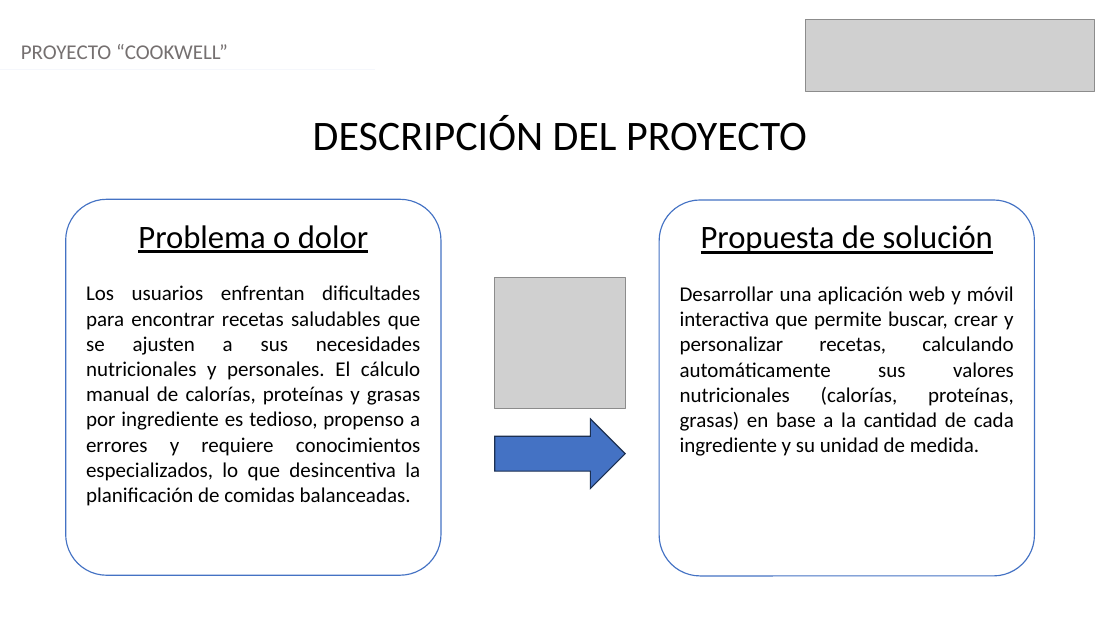
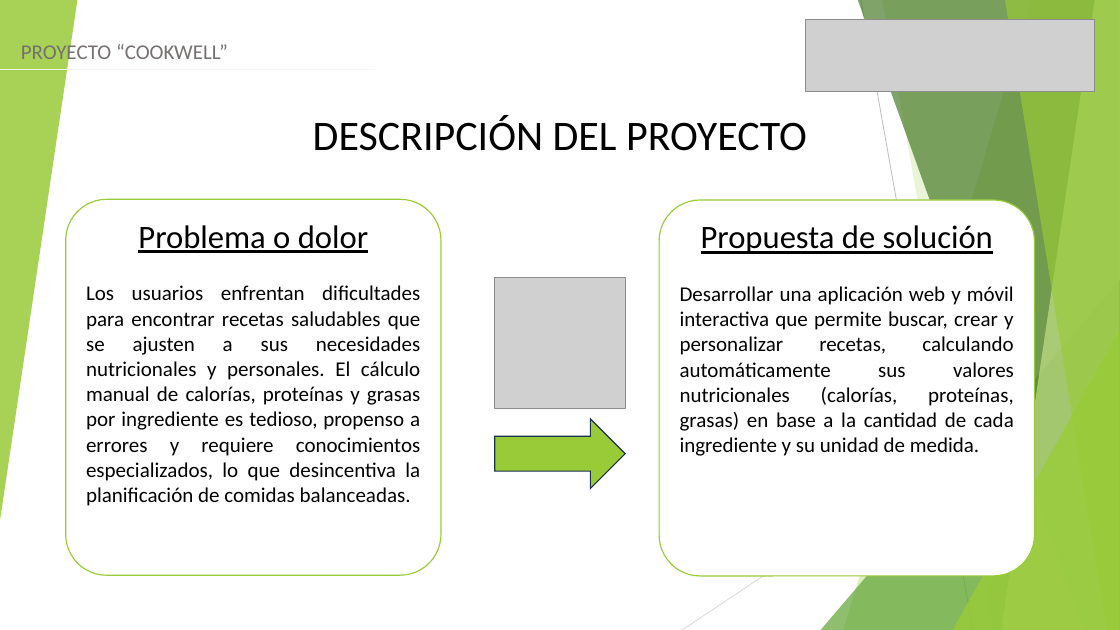
Before and after one commit to iahumadaz/Portafolio-Titulo, a slide deck: slide 3 of Fase2/Evidencias Grupales/Formato Presentación final Portafolio-b.pptx. Drawn at 1120x630 pixels with LibreOffice and Linux fonts; fonts in the diff are those of the drawing; grey boxes stand for pictures. Boxes give left, top, right and bottom in pixels: in the first picture for what was removed or moved away, otherwise in the second. Text is boxed around its words. In the diff, an @@ line names an element or a change of style, - is before the commit and + after.

Commit message:
ooo

```diff
--- a/Fase2/Evidencias Grupales/Formato Presentación final Portafolio-b.pptx
+++ b/Fase2/Evidencias Grupales/Formato Presentación final Portafolio-b.pptx
@@ group added at (0, 0, 1120, 630): 5 freeform shapes, 3 triangles, 2 lines @@
@@ rounded rectangle "Problema o dolor" at (66, 199, 441, 576): outline #4472C4 1 pt to #99CB38 1 pt @@
@@ rounded rectangle "Propuesta de solución" at (660, 200, 1035, 576): outline #4472C4 1 pt to #99CB38 1 pt @@
@@ right arrow at (495, 419, 625, 489): fill #4472C4 to #99CB38 @@
```
Also in this commit, not shown: 13 other slides changed.
